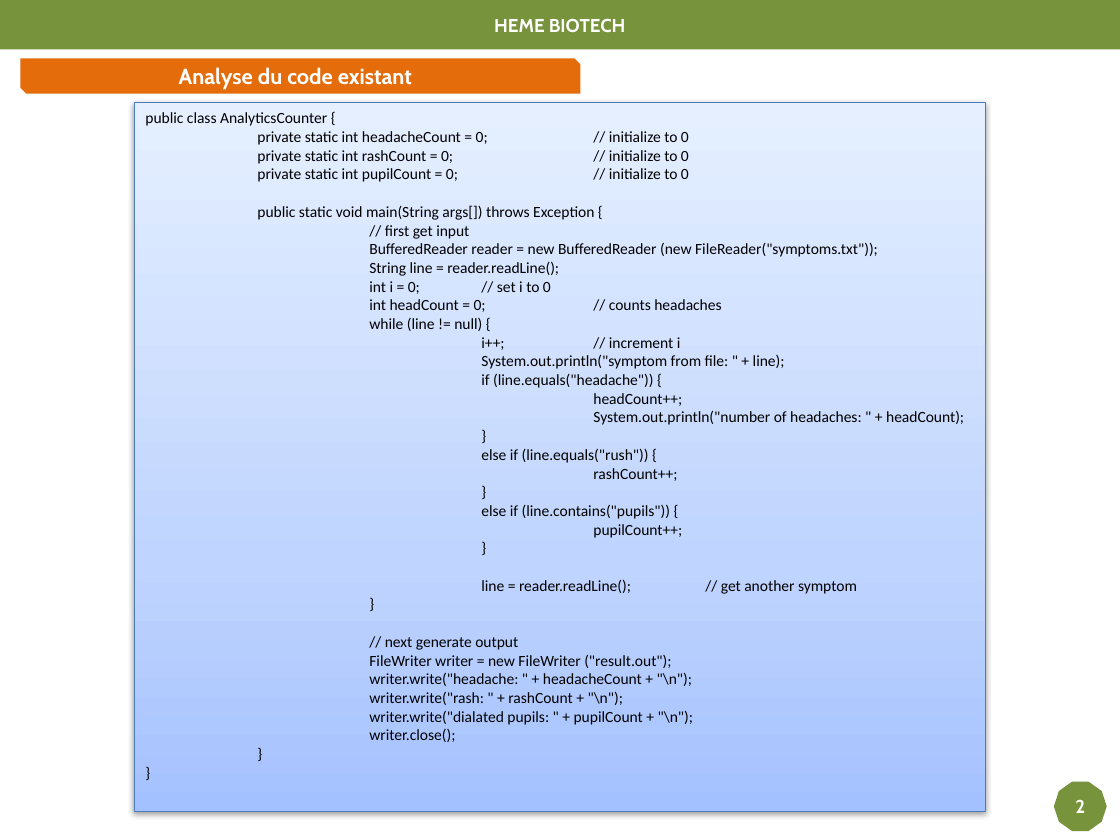
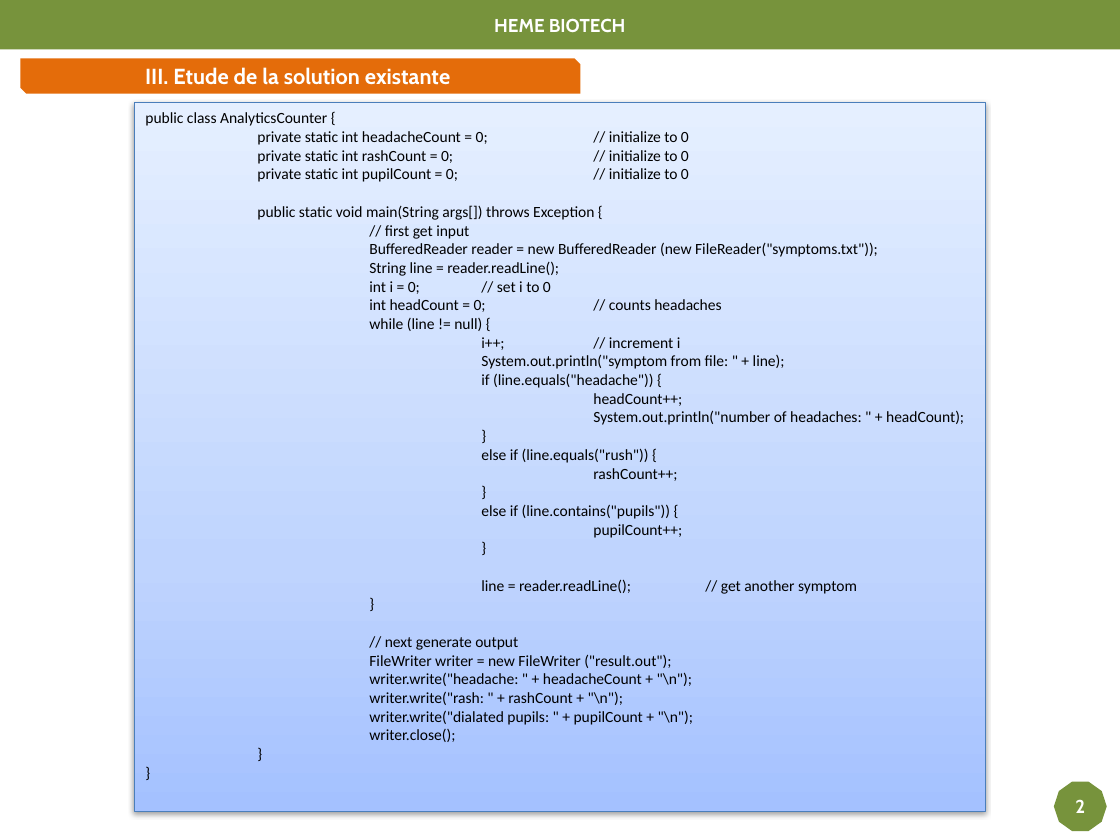
Before and after one commit to bende47/Project_DA_Java_EN_Come_to_the_Rescue_of_a_Java_Application, a slide deck: slide 4 of Projet P2.pptx (slide 2 before the commit). Drawn at 1120x840 pixels with LibreOffice and Linux fonts; fonts in the diff are those of the drawing. Boxes give left, top, right and bottom in pixels: in the first picture for what was removed or moved away, otherwise in the second. Text is boxed around its words. In the diff, an @@ line names an element or a change of style, - is before the commit and + after.

```diff
--- a/Projet P2.pptx
+++ b/Projet P2.pptx
@@ text in snip diag rect at (x1=145, y1=67, x2=450, y2=85): text changed @@
-Analyse du code existant
+III. Etude de la solution existante
```
Also in this commit, not shown: 8 other slides changed, 2 slides added.
